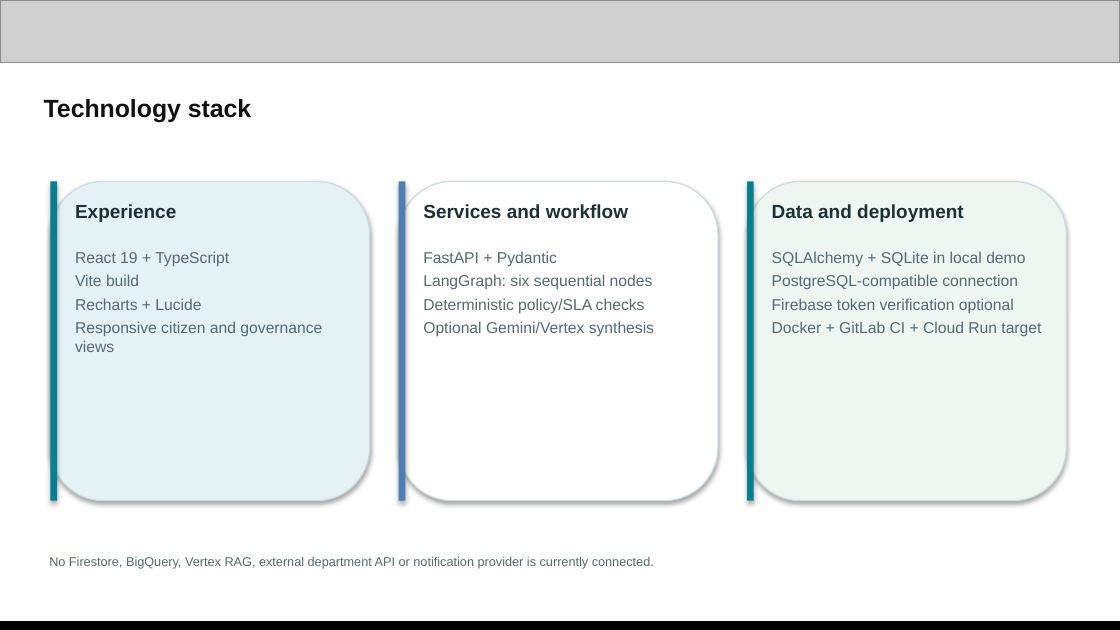
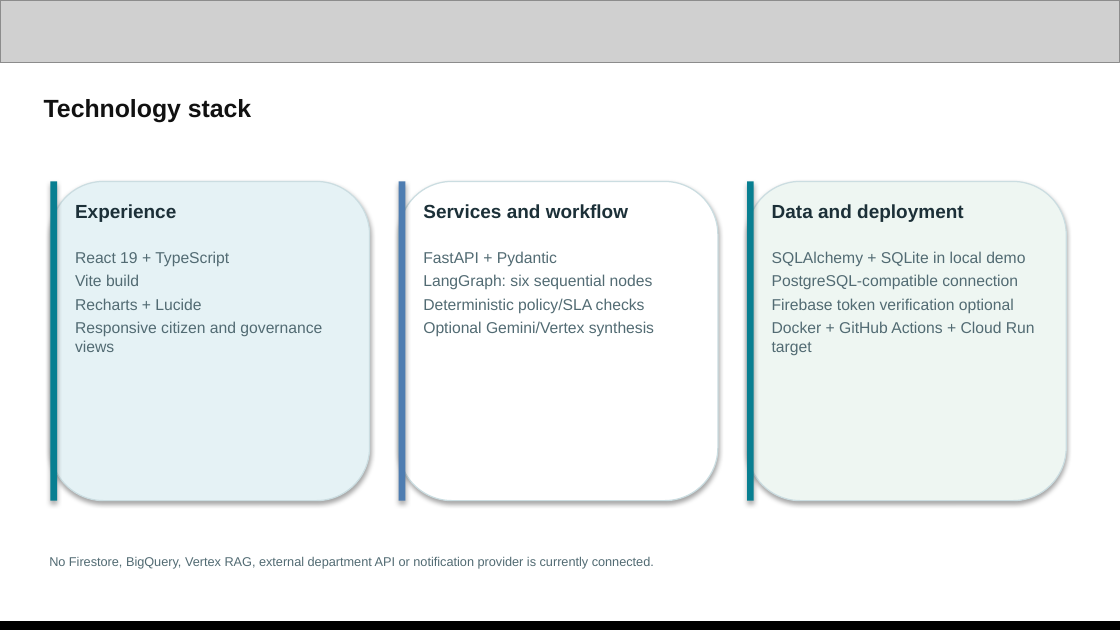
Before and after one commit to MohithGowda/ai_builder_cup_samanvAI, a slide deck: slide 9 of Google-AI-Builder/media/presentation/SamanvAI_AI_Builder_Cup_Submission.pptx. Drawn at 1120x630 pixels with LibreOffice and Linux fonts; fonts in the diff are those of the drawing; grey boxes stand for pictures. Boxes give left, top, right and bottom in pixels: in the first picture for what was removed or moved away, otherwise in the second. Text is boxed around its words. In the diff, an @@ line names an element or a change of style, - is before the commit and + after.

```diff
--- a/Google-AI-Builder/media/presentation/SamanvAI_AI_Builder_Cup_Submission.pptx
+++ b/Google-AI-Builder/media/presentation/SamanvAI_AI_Builder_Cup_Submission.pptx
@@ text at bbox=[772, 321, 1035, 355]: text changed @@
-Docker + GitLab CI + Cloud Run target
+Docker + GitHub Actions + Cloud Run target
```
Also in this commit, not shown: 5 other slides changed, 4 other files.
